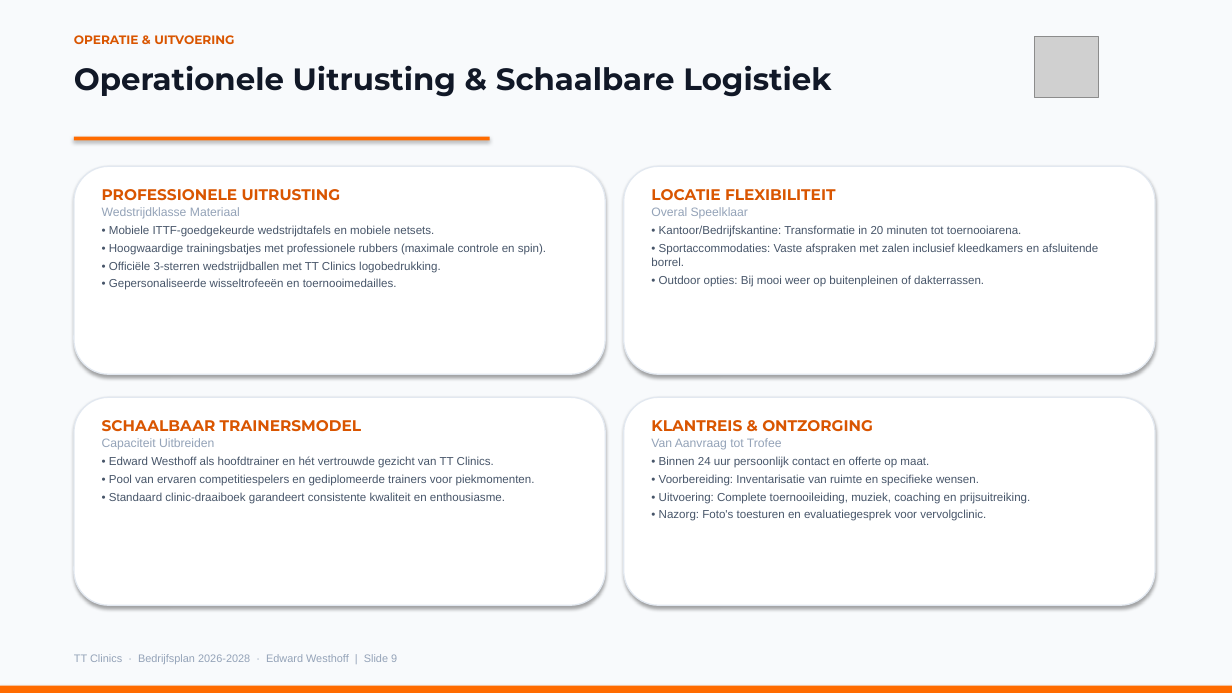
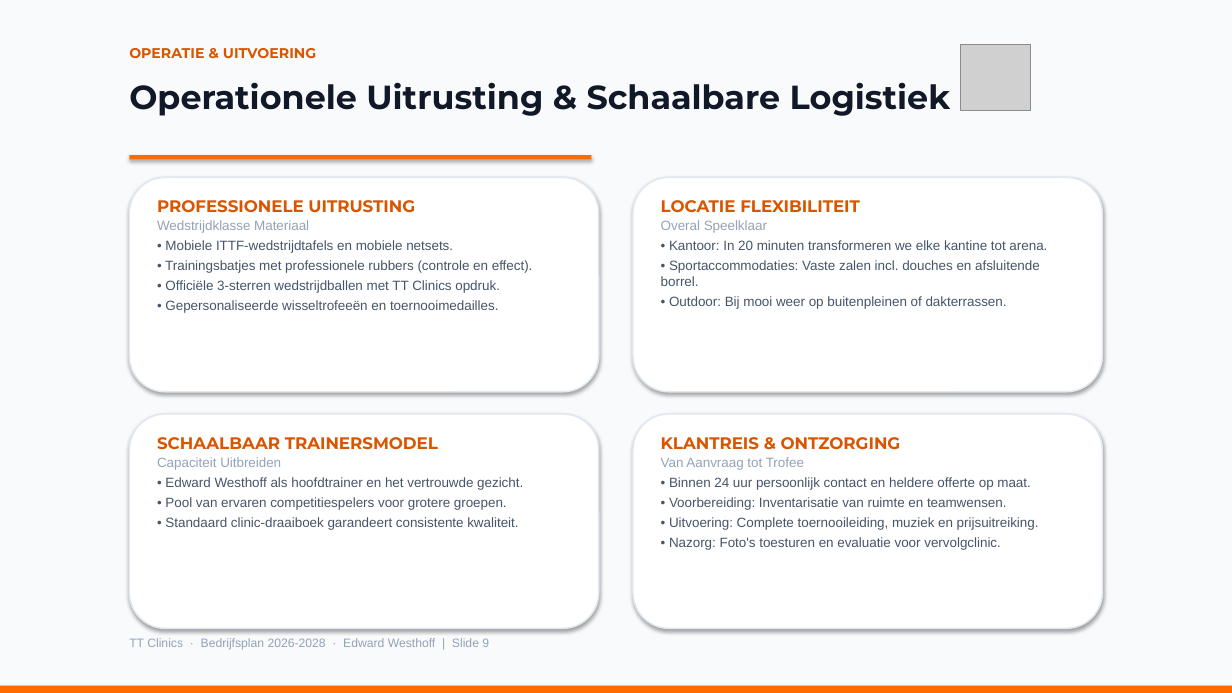
Before and after one commit to radder1972/TTClinics, a slide deck: slide 9 of TT_Clinics_Bedrijfsplan.pptx. Drawn at 1232x693 pixels with LibreOffice and Linux fonts; fonts in the diff are those of the drawing; grey boxes stand for pictures. Boxes give left, top, right and bottom in pixels: in the first picture for what was removed or moved away, otherwise in the second. Text is boxed around its words. In the diff, an @@ line names an element or a change of style, - is before the commit and + after.

```diff
--- a/TT_Clinics_Bedrijfsplan.pptx
+++ b/TT_Clinics_Bedrijfsplan.pptx
@@ text "OPERATIE & UITVOERING": place and size @@
-text "OPERATIE & UITVOERING" at box(74, 35, 234, 44)
+text "OPERATIE & UITVOERING" at box(129, 48, 316, 58)
@@ text "OPERATIE & UITVOERING" at box(129, 48, 316, 58): size 9.5 to 11 pt @@
@@ picture: place and size @@
-picture at box(1035, 37, 1098, 97)
+picture at box(961, 44, 1031, 111)
@@ text "Operationele Uitrusting & Schaalbare Logistiek": place and size @@
-text "Operationele Uitrusting & Schaalbare Logistiek" at box(74, 65, 831, 97)
+text "Operationele Uitrusting & Schaalbare Logistiek" at box(129, 82, 951, 116)
@@ text "Operationele Uitrusting & Schaalbare Logistiek" at box(129, 82, 951, 116): size 24 to 26 pt @@
@@ rectangle: place and size @@
-rectangle at box(74, 137, 490, 140)
+rectangle at box(129, 155, 592, 159)
@@ rounded rectangle: place and size @@
-rounded rectangle at box(74, 166, 605, 374)
+rounded rectangle at box(129, 177, 599, 392)
@@ rounded rectangle: place and size @@
-rounded rectangle at box(624, 166, 1155, 374)
+rounded rectangle at box(633, 177, 1103, 392)
@@ text at box(157, 200, 499, 313): size 12 to 13 pt in "PROFESSIONELE UITRUSTING"; size 9.5 to 10.5 pt in "Wedstrijdklasse Materiaal"; size 9 to 10.5 pt in "• Gepersonaliseerde wisseltrofeeën en toernooimedailles." @@
@@ text "PROFESSIONELE UITRUSTING": place and size @@
-text "PROFESSIONELE UITRUSTING" at box(102, 189, 546, 290)
+text "PROFESSIONELE UITRUSTING" at box(157, 200, 533, 313)
@@ text at box(661, 200, 860, 233): size 12 to 13 pt in "LOCATIE FLEXIBILITEIT"; size 9.5 to 10.5 pt in "Overal Speelklaar" @@
@@ text "LOCATIE FLEXIBILITEIT": place and size @@
-text "LOCATIE FLEXIBILITEIT" at box(651, 189, 1098, 287)
+text "LOCATIE FLEXIBILITEIT" at box(661, 200, 1047, 309)
@@ text at box(165, 240, 533, 293): text changed; size 9 to 10.5 pt @@
-• Mobiele ITTF-goedgekeurde wedstrijdtafels en mobiele netsets.
-• Hoogwaardige trainingsbatjes met professionele rubbers (maximale controle en spin).
-• Officiële 3-sterren wedstrijdballen met TT Clinics logobedrukking.
+• Mobiele ITTF-wedstrijdtafels en mobiele netsets.
+• Trainingsbatjes met professionele rubbers (controle en effect).
+• Officiële 3-sterren wedstrijdballen met TT Clinics opdruk.
@@ text at box(661, 240, 1047, 309): text changed; size 9 to 10.5 pt @@
-• Kantoor/Bedrijfskantine: Transformatie in 20 minuten tot toernooiarena.
-• Sportaccommodaties: Vaste afspraken met zalen inclusief kleedkamers en afsluitende borrel.
-• Outdoor opties: Bij mooi weer op buitenpleinen of dakterrassen.
+• Kantoor: In 20 minuten transformeren we elke kantine tot arena.
+• Sportaccommodaties: Vaste zalen incl. douches en afsluitende borrel.
+• Outdoor: Bij mooi weer op buitenpleinen of dakterrassen.
@@ outline #E2E8F0 1 pt to #E2E8F0 1.2 pt in 4 elements at box(633, 177, 1103, 392), box(129, 177, 599, 392), box(633, 414, 1103, 628), box(129, 414, 599, 628) @@
@@ rounded rectangle: place and size @@
-rounded rectangle at box(74, 397, 605, 605)
+rounded rectangle at box(129, 414, 599, 628)
@@ rounded rectangle: place and size @@
-rounded rectangle at box(624, 397, 1155, 605)
+rounded rectangle at box(633, 414, 1103, 628)
@@ text at box(157, 437, 438, 470): size 12 to 13 pt in "SCHAALBAAR TRAINERSMODEL"; size 9.5 to 10.5 pt in "Capaciteit Uitbreiden" @@
@@ text "SCHAALBAAR TRAINERSMODEL": place and size @@
-text "SCHAALBAAR TRAINERSMODEL" at box(102, 420, 535, 504)
+text "SCHAALBAAR TRAINERSMODEL" at box(157, 437, 523, 530)
@@ text at box(661, 437, 901, 470): size 12 to 13 pt in "KLANTREIS & ONTZORGING"; size 9.5 to 10.5 pt in "Van Aanvraag tot Trofee" @@
@@ text "KLANTREIS & ONTZORGING": place and size @@
-text "KLANTREIS & ONTZORGING" at box(651, 420, 1031, 521)
+text "KLANTREIS & ONTZORGING" at box(661, 437, 1039, 550)
@@ text at box(165, 477, 523, 530): text changed; size 9 to 10.5 pt @@
-• Edward Westhoff als hoofdtrainer en hét vertrouwde gezicht van TT Clinics.
-• Pool van ervaren competitiespelers en gediplomeerde trainers voor piekmomenten.
-• Standaard clinic-draaiboek garandeert consistente kwaliteit en enthousiasme.
+• Edward Westhoff als hoofdtrainer en het vertrouwde gezicht.
+• Pool van ervaren competitiespelers voor grotere groepen.
+• Standaard clinic-draaiboek garandeert consistente kwaliteit.
@@ text at box(669, 477, 1039, 550): text changed; size 9 to 10.5 pt @@
-• Binnen 24 uur persoonlijk contact en offerte op maat.
-• Voorbereiding: Inventarisatie van ruimte en specifieke wensen.
-• Uitvoering: Complete toernooileiding, muziek, coaching en prijsuitreiking.
-• Nazorg: Foto's toesturen en evaluatiegesprek voor vervolgclinic.
+• Binnen 24 uur persoonlijk contact en heldere offerte op maat.
+• Voorbereiding: Inventarisatie van ruimte en teamwensen.
+• Uitvoering: Complete toernooileiding, muziek en prijsuitreiking.
+• Nazorg: Foto's toesturen en evaluatie voor vervolgclinic.
@@ text "TT Clinics · Bedrijfsplan 2026-2028 ...": place and size @@
-text "TT Clinics · Bedrijfsplan 2026-2028 ..." at box(74, 654, 397, 664)
+text "TT Clinics · Bedrijfsplan 2026-2028 ..." at box(129, 638, 489, 650)
@@ text "TT Clinics · Bedrijfsplan 2026-2028 ..." at box(129, 638, 489, 650): size 8.5 to 9.5 pt @@
```
Also in this commit, not shown: 10 other slides changed, 2 other files.
